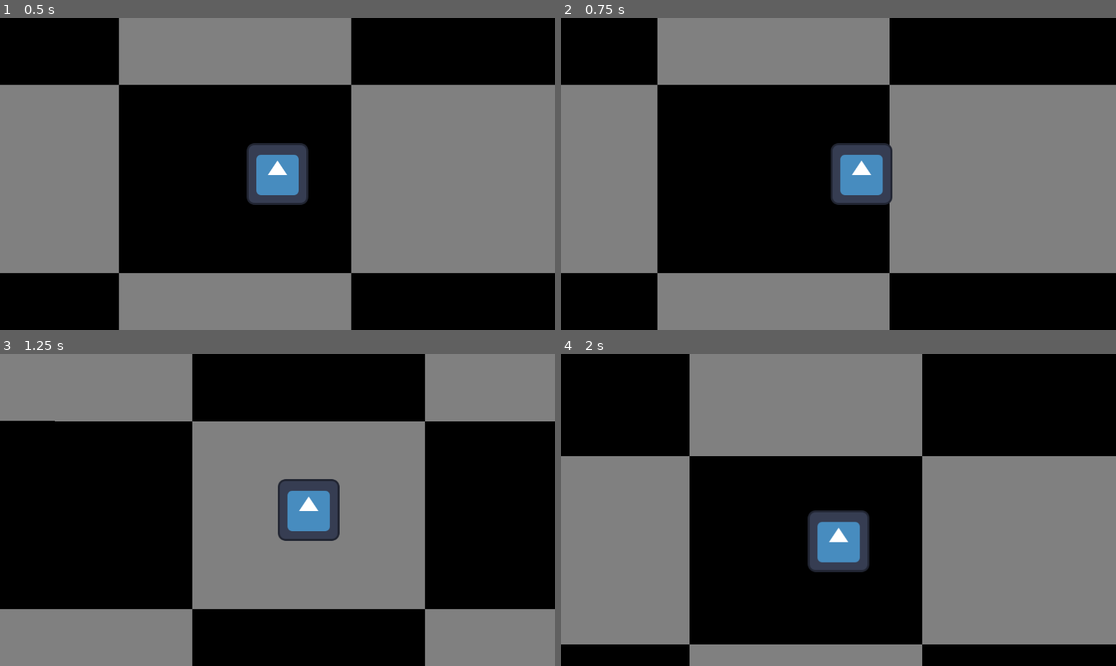
Above: before the commit, frames 1-4 (two rows, left to right).
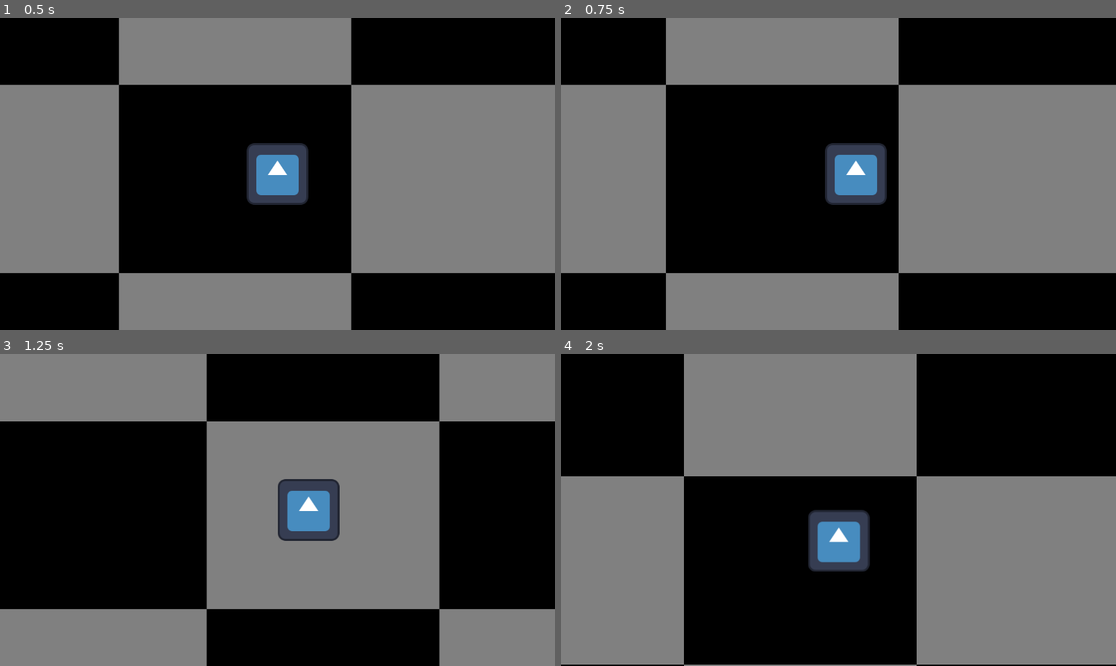
Above: after the commit, the same moments.

Repository: 0megq/PirateJam14
Game: Godot game, scene res://scenes/debugBackground.tscn
The game is run twice, just before and just after one commit, with the same random seed, the same clock (stepped at 60 frames per second) and the same inputs. The engine's default icon, where the game draws it, is replaced by a stand-in: a white triangle on a blue panel in a dark square.
Inputs:
- Up to frame 1 (0.5 s): no input
- Up to frame 2 (0.75 s): tap Enter at 0.5 s; hold D (Right) from 0.53 s (still down)
- Up to frame 3 (1.25 s): keep holding D (Right)
- Up to frame 4 (2 s): release D (Right) at 1.28 s; hold S (Down) from 1.28 s (still down)

Frame 1 is identical in both runs. In frame 2, 3.9% of the frame differs, in the area x 17-61%, y 0-100%; in frame 3, 5.3%; in frame 4, 15%, in the area x 0-100%, y 0-100%.

Commit message:
Fixed player acceleration
- Player acceleration now uses delta to be frame independent

Diff:
--- a/project/scripts/player.gd
+++ b/project/scripts/player.gd
@@ -2,12 +2,12 @@
 extends CharacterBody2D
 #Speed & Acceleration may need to be tweaked based on other gameplay elements.
 const MAX_SPEED: float = 600.0
-const ACCELERATION: float = 100.0
+const ACCELERATION: float = 3000.0  # A MAX_SPEED / ACCELERATION = how much time (in seconds) to reach max speed. t = v/a
 
 
 func _physics_process(delta: float) -> void:
 	var direction := Input.get_vector("Left","Right","Up","Down")
-	velocity = velocity.move_toward(direction * MAX_SPEED, ACCELERATION)
+	velocity = velocity.move_toward(direction * MAX_SPEED, ACCELERATION * delta)
 	#Removes speed-down before speeding back up. Satisfying :D
 	if direction == Vector2(0,0):
 		velocity = Vector2(0,0)
